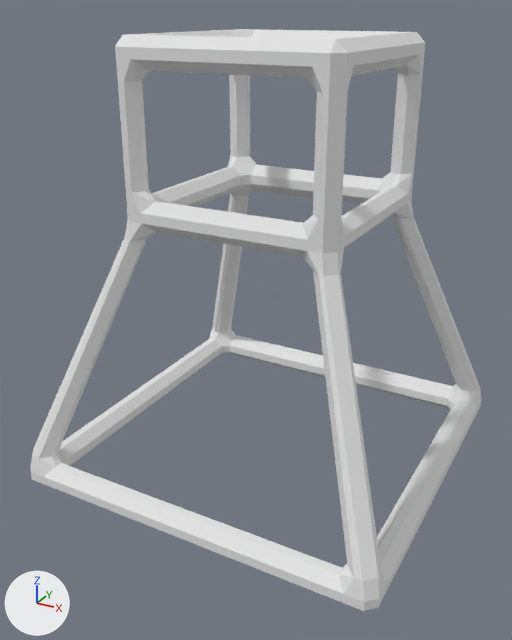
What one commit did to the Blender file Models/HotAirBalloon/Propeller Attachment/PropellerAttachment.blend.
Camera for both pictures: a 50 mm lens placed at (1.64, -3.2, 2.31), pointed at (-0.03, -0.16, 0.79). Arrows for +X, +Y and +Z are at lower left; the lights stay in place.

The older version as bpy lines, for what is in view:
```python
me_cube = bpy.data.meshes.new('Cube')
me_cube.from_pydata(...)  # 88 vertices, 82 faces; spans x -1.0..1.0, y -1.0..1.0, z -0.07..2.2
me_cube.materials.append(mat_material)  # white #e7e7e7
ob_cube = bpy.data.objects.new('Cube', me_cube)
ob_cube.location = (0.0, 0.0, 0.0)
_m = ob_cube.modifiers.new('Bevel', 'BEVEL')
_m.width = 0.048
_m.width_pct = 0.048
_m.limit_method = 'NONE'
_m.spread = 0.0
```
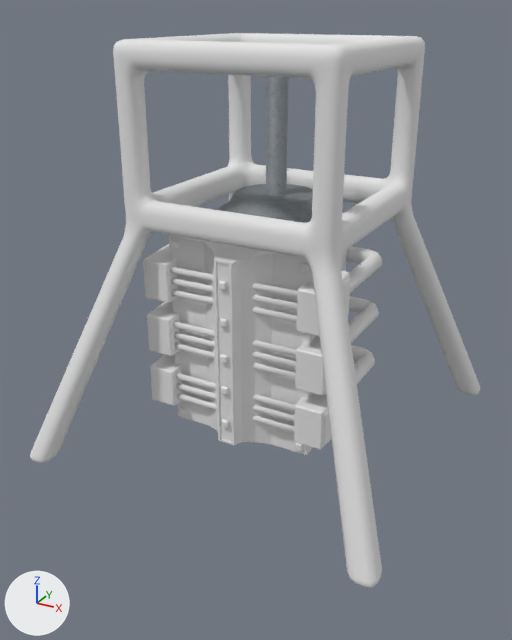
The change, as a list of edits to the scene's bpy script:
```text
Add img_metaltexture_png:
    img_metaltexture_png = load_image('MetalTexture.png', '../../../Materials/HotAirBalloon/MetalTexture.png', 2048, 2048, 'sRGB')
Add mat_material_002:
    mat_material_002 = diffuse_material('Material.002')
    mat_material_002.base_color = (0.8, 0.8, 0.8)  # white #e7e7e7
Add mat_metaltexture_png:
    mat_metaltexture_png = principled_material('MetalTexture.png')
    mat_metaltexture_png.texture = img_metaltexture_png
Change me_cube:
    used by ob_cube; location = (0.0, 0.0, 0.0)
    remove me_cube.from_pydata(...)  # 88 vertices, 82 faces; spans x -1.0..1.0, y -1.0..1.0, z -0.07..2.2
    add me_cube.from_pydata(...)  # 80 vertices, 72 faces; spans x -1.0..1.0, y -1.0..1.0, z 0.07..2.18
    me_cube part 1
    8 vertices are removed from x -1.0..1.0, y -1.0..1.0, z -0.07
    14 faces are deleted
    4 new faces join them
    me_cube part 2
    8 vertices are removed from x -0.56..0.56, y -0.56..0.56, z 2.2
    12 faces are deleted
    8 vertices in x -0.56..0.56, y -0.56..0.56, z 2.2 move by (0.0, 0.0, -0.02)
    8 vertices are added at x -0.56..0.56, y -0.56..0.56, z 2.18
    12 new faces join them
    me_cube part 3: 56 kept faces spanning x -1.0..1.0, y -1.0..1.0, z 0.07..2.18 are now shaded smooth
Add me_cube_001:
    me_cube_001.from_pydata(...)  # 168 vertices, 138 faces; spans x -0.52..0.52, y -0.55..-0.216, z 0.239..1.243
Add me_cylinder:
    me_cylinder.from_pydata(...)  # 900 vertices, 684 faces; spans x -0.479..0.479, y -0.45..0.447, z 0.357..1.12
    me_cylinder.polygons.foreach_set('use_smooth', [True] * 684)
    me_cylinder.materials.append(mat_material_002)  # white #e7e7e7
Add me_cylinder_002:
    me_cylinder_002.from_pydata(...)  # 120 vertices, 102 faces; spans x -0.326..0.326, y -0.326..0.326, z 1.264..2.136
    me_cylinder_002.materials.append(mat_metaltexture_png)  # picture img_metaltexture_png
Add me_cube_003:
    me_cube_003.from_pydata(...)  # 40 vertices, 34 faces; spans x -0.397..0.397, y -0.537..0.355, z 0.215..1.266
Change ob_cube:
    where _m = ob_cube.modifiers.new('Bevel', 'BEVEL')
    add _m.segments = 3
Add ob_smallblocks:
    ob_smallblocks = bpy.data.objects.new('SmallBlocks', me_cube_001)
    ob_smallblocks.location = (0.0, 0.0, 0.0)
    _m = ob_smallblocks.modifiers.new('Bevel', 'BEVEL')
    _m.limit_method = 'NONE'
    _m.spread = 0.0
Add ob_cylinders:
    ob_cylinders = bpy.data.objects.new('Cylinders', me_cylinder)
    ob_cylinders.location = (0.0, 0.0, 0.0)
Add ob_pole:
    ob_pole = bpy.data.objects.new('Pole', me_cylinder_002)
    ob_pole.location = (0.0, 0.0, 0.0)
Add ob_mainblock:
    ob_mainblock = bpy.data.objects.new('MainBlock', me_cube_003)
    ob_mainblock.location = (0.0, 0.0, 0.0)
```

Changed parts and their boxes [x1, y1, x2, y2] in the pictures (512 x 640 px; the box of a moved part takes in the faces that stretch with it):
'Cube', reshaped, modifiers changed: before [31, 29, 482, 611]; after [30, 33, 480, 588]
'MainBlock', added: after [169, 235, 347, 455]
'SmallBlocks', added: after [143, 241, 350, 451]
'Cylinders', added: after [171, 246, 383, 433]
'Pole', added: after [216, 76, 313, 223]
part 1 of me_cube, cut back: before [31, 328, 481, 611]; after [353, 393, 474, 588]
part 2 of me_cube, moved or reshaped: before [115, 29, 425, 94]; after [113, 33, 425, 85]
part 3 of me_cube, shading changed: before [31, 55, 482, 602]; after [30, 60, 480, 587]
